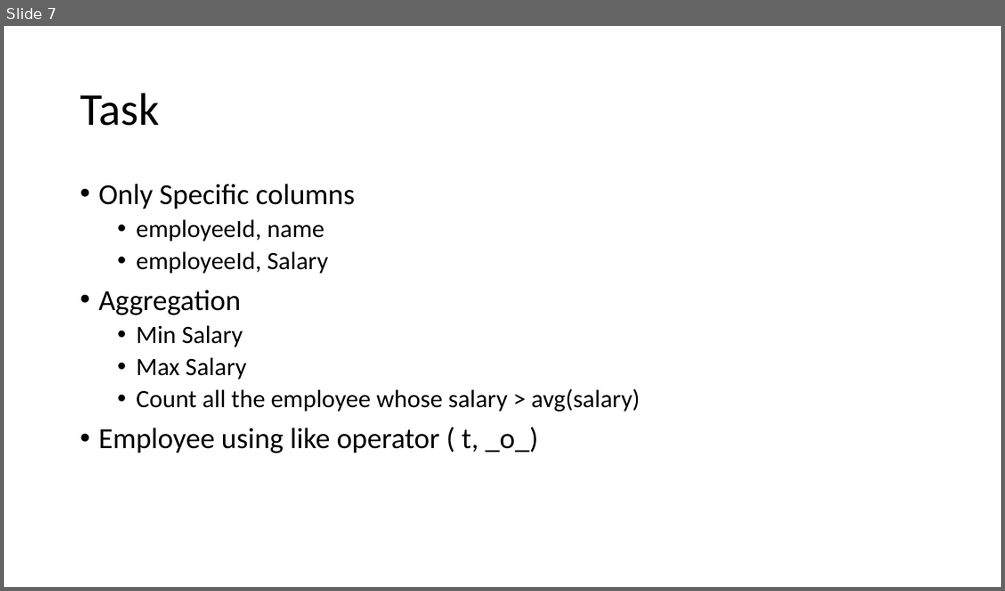
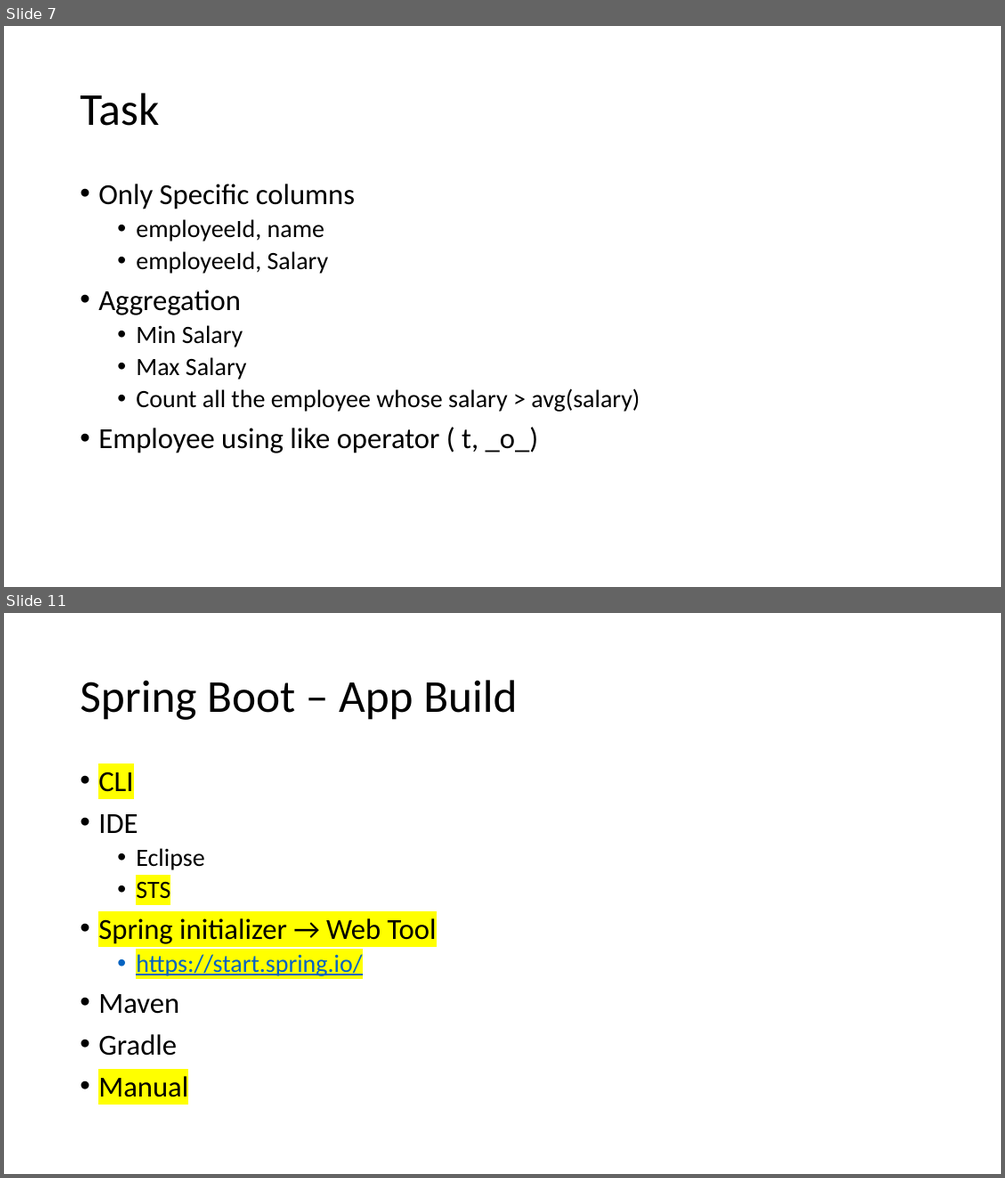
Before and after one commit to priyangm/pod_trg, a slide deck: FinishingSchool-June.pptx. Shown one above the other, each under a label of ours: slide 7 before the commit, slides 7 and 11 after it; the slides between them are not shown. The pictures are 1005x591 and 1005x1178 pixels, drawn with LibreOffice and Linux fonts; fonts in the diff are those of the drawing. Boxes give left, top, right and bottom in pixels: in the first picture for what was removed or moved away, otherwise in the second. Text is boxed around its words. In the diff, an @@ line names an element or a change of style, - is before the commit and + after.

```diff
--- a/FinishingSchool-June.pptx
+++ b/FinishingSchool-June.pptx
@@ slide 11 added at bbox=[4, 613, 1001, 1174], background #FFFFFF @@
@@ title added at bbox=[80, 680, 517, 720], 44 pt, text #000000 @@
+Spring Boot – App Build
@@ text added at bbox=[98, 771, 437, 1097], 28 pt, text #000000 @@
+• CLI
+• IDE
+  • Eclipse
+  • STS
+• Spring initializer → Web Tool
+  • https://start.spring.io/
+• Maven
+• Gradle
+• Manual
```
Also in this commit, not shown: 5 other slides added.
